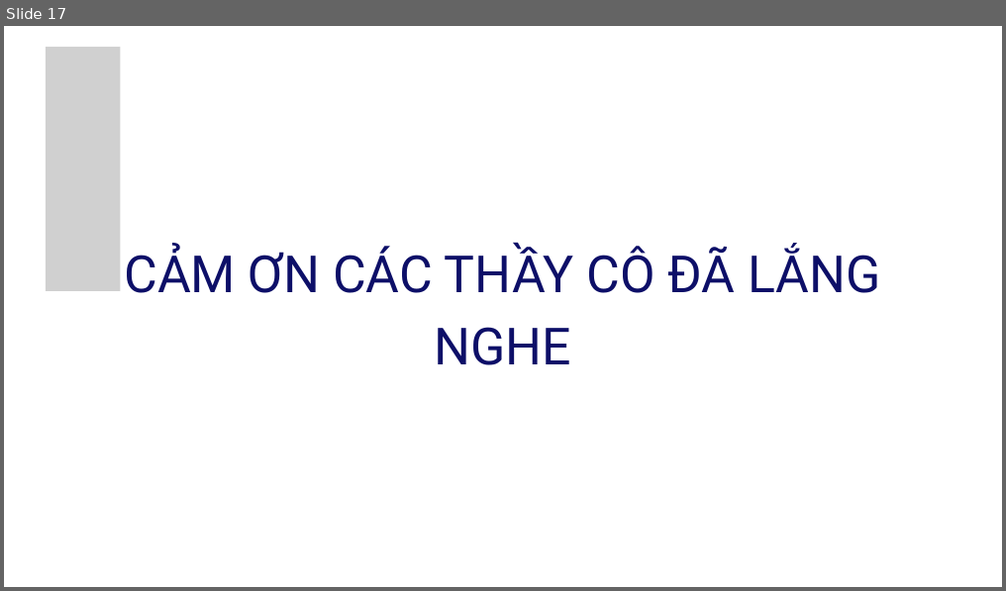
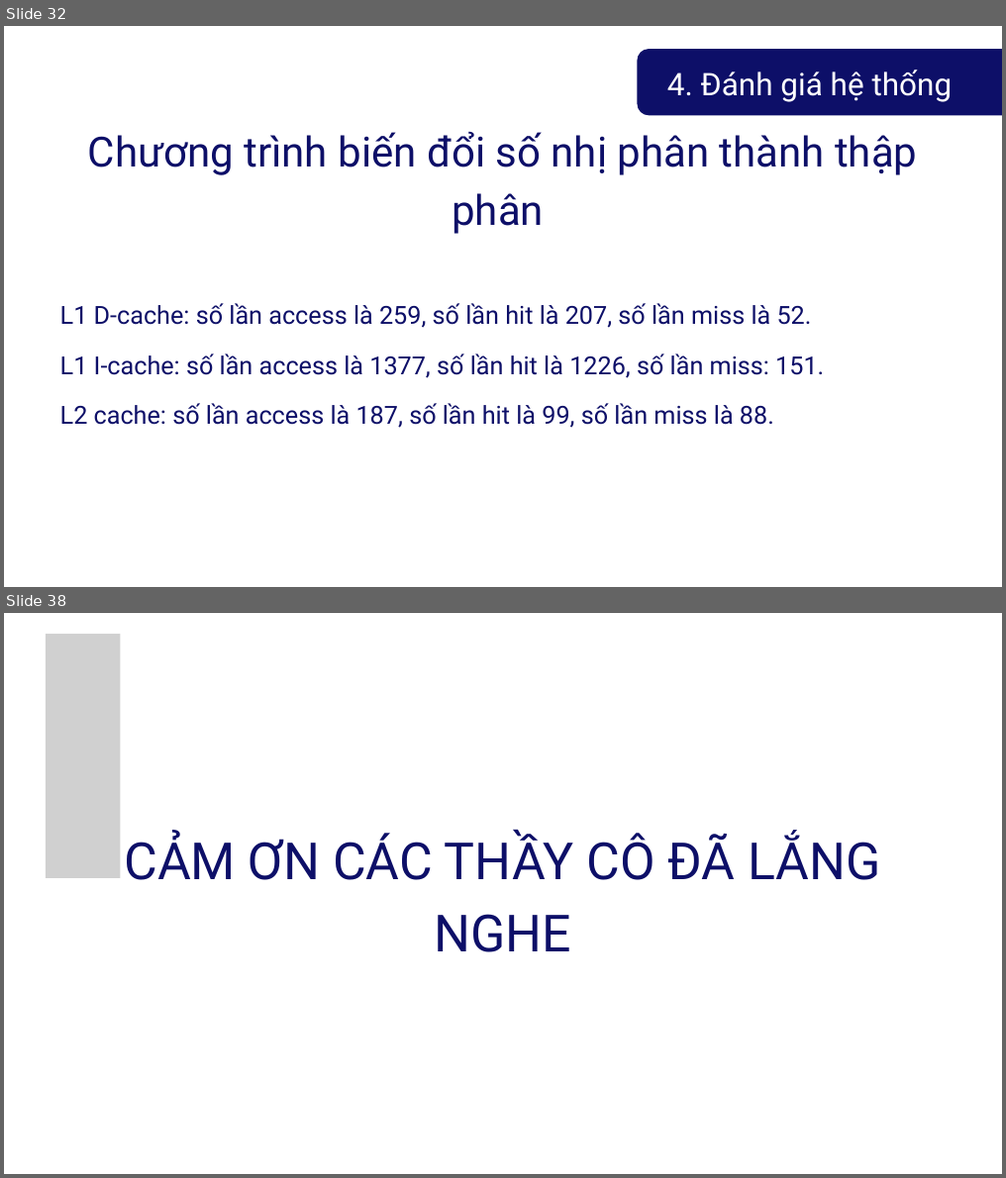
Before and after one commit to Stork1323/riscv_cache, a slide deck: Documents/Presentation for Project 2.pptx. Shown one above the other, each under a label of ours: slide 17 before the commit, slides 32 and 38 after it; the slides between them are not shown. The pictures are 1006x591 and 1006x1178 pixels, drawn with LibreOffice and Linux fonts; fonts in the diff are those of the drawing; grey boxes stand for pictures. Boxes give left, top, right and bottom in pixels: in the first picture for what was removed or moved away, otherwise in the second. Text is boxed around its words. In the diff, an @@ line names an element or a change of style, - is before the commit and + after.

```diff
--- a/Documents/Presentation for Project 2.pptx
+++ b/Documents/Presentation for Project 2.pptx
@@ slide 32 added at bbox=[4, 26, 1002, 587], background #FFFFFF @@
@@ freeform shape added at bbox=[638, 49, 1002, 115], fill #0D0F68 @@
@@ text added at bbox=[667, 70, 952, 102], 45 pt, text #FFFFFF @@
+4. Đánh giá hệ thống
@@ text added at bbox=[88, 132, 917, 234], 60 pt, text #0D0F68 @@
+Chương trình biến đổi số nhị phân thành thập phân
@@ text added at bbox=[60, 303, 824, 428], 36 pt, text #0D0F68 @@
+L1 D-cache: số lần access là 259, số lần hit là 207, số lần miss là 52.
+L1 I-cache: số lần access là 1377, số lần hit là 1226, số lần miss: 151.
+L2 cache: số lần access là 187, số lần hit là 99, số lần miss là 88.
@@ what was slide 17 is now slide 38 @@
```
Also in this commit, not shown: 23 other slides added.
